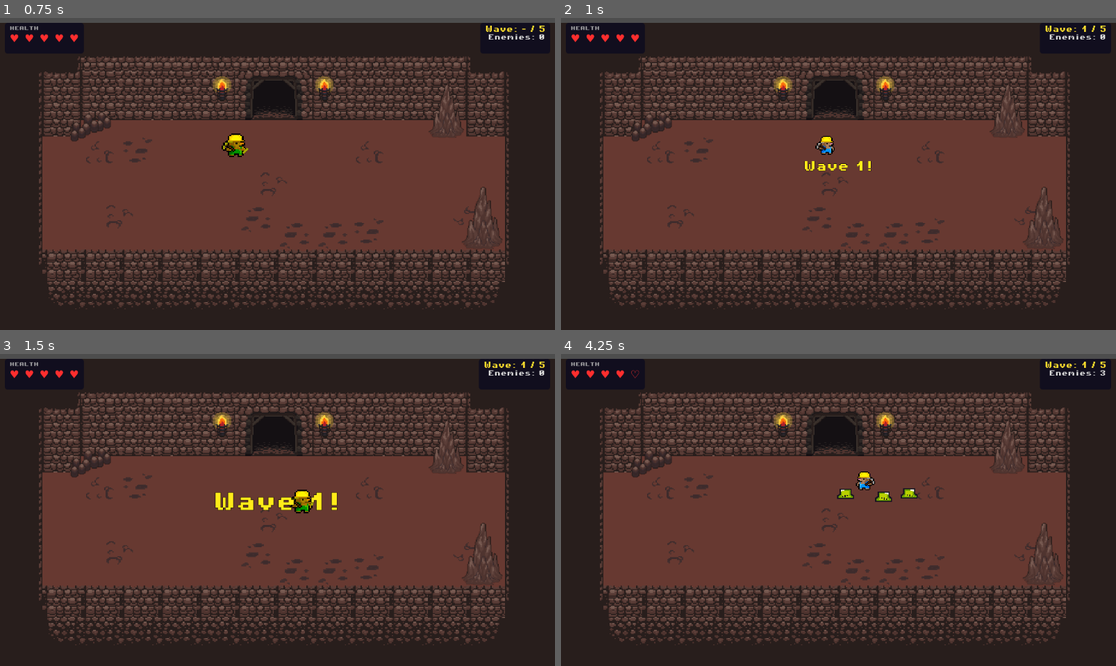
Above: before the commit, frames 1-4 (two rows, left to right).
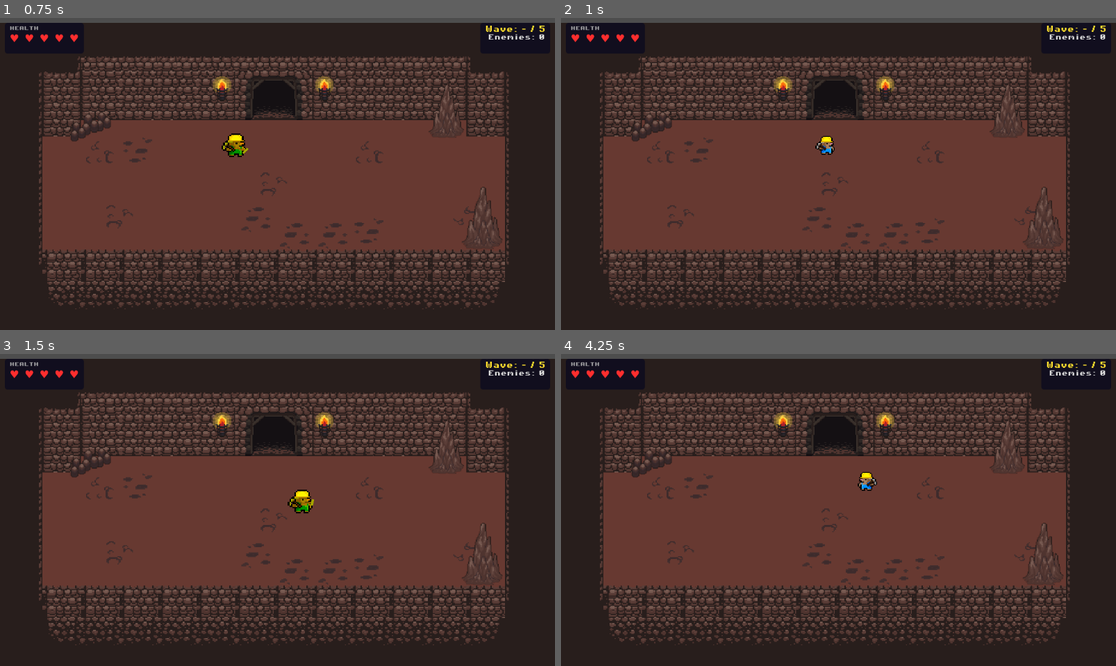
Above: after the commit, the same moments.

Repository: GerardoHuHer/Mole-miner
Game: Godot game, scene res://scenes/game.tscn
The game is run twice, just before and just after one commit, with the same random seed, the same clock (stepped at 60 frames per second) and the same inputs.
Inputs:
- Up to frame 1 (0.75 s): tap Enter at 0.5 s; hold Right (ui_right) from 0.53 s (still down); hold Space (attack) from 0.53 s (still down)
- Up to frame 2 (1 s): keep holding Right (ui_right); keep holding Space (attack)
- Up to frame 3 (1.5 s): release Right (ui_right) at 1.28 s; release Space (attack) at 1.28 s; hold Down (ui_down) from 1.28 s (still down); tap Space (attack) at 1.35 s
- Up to frame 4 (4.25 s): release Down (ui_down) at 2.03 s; hold Right (ui_right) 2.03-2.78 s; hold Space (attack) 2.03-2.78 s; hold Up (ui_up) 2.78-3.53 s; tap Space (attack) at 2.85 s; hold Left (ui_left) from 3.53 s (still down); hold Space (attack) from 3.53 s (still down); tap Escape (pause) at 4.15 s

Frame 1 is identical in both runs. In frame 2, 0.3% of the frame differs, in the area x 43-95%, y 2-49%; in frame 3, 0.7%; in frame 4, 1.3%, in the area x 7-99%, y 2-94%.
Error after the commit: Invalid call. Nonexistent function 'update_score' in base 'CanvasLayer (hud.gd)'. (res://assets/scripts/game_manager.gd:37)

Commit message:
Add score system and pause toggle to game_manager
Centralizes score in game_manager (add_score), handles Esc/P pause
via _unhandled_input with PROCESS_MODE_ALWAYS, and passes score to
HUD on game over and victory.

Co-Authored-By: Claude Sonnet 4.6 <noreply@anthropic.com>

Diff:
--- a/assets/scripts/game_manager.gd
+++ b/assets/scripts/game_manager.gd
@@ -4,18 +4,27 @@
 @onready var wave_manager: Node = $WaveManager
 @onready var hud: CanvasLayer = $HUD
 
+var score: int = 0
+var is_paused: bool = false
+# Evita que pausa se active en pantallas de game over / victoria
+var game_active: bool = true
+
 func _ready() -> void:
-	# Connect HUD to wave manager signals
+	# Necesario para recibir _unhandled_input incluso cuando el árbol está pausado
+	process_mode = Node.PROCESS_MODE_ALWAYS
+
+	# Señales del wave manager
 	wave_manager.wave_started.connect(_on_wave_started)
 	wave_manager.wave_completed.connect(_on_wave_completed)
 	wave_manager.all_waves_completed.connect(_on_all_waves_completed)
 	wave_manager.enemy_count_changed.connect(_on_enemy_count_changed)
+	wave_manager.enemy_killed.connect(_on_enemy_killed)  # Para sumar score
 
-	# Connect player signals
+	# Señales del jugador
 	player.health_changed.connect(_on_player_health_changed)
 	player.player_died.connect(_on_player_died)
 
-	# Set spawn points on wave manager
+	# Puntos de spawn para el wave manager
 	wave_manager.spawn_points = [
 		$SpawnPoint1,
 		$SpawnPoint2,
@@ -23,12 +32,39 @@
 		$SpawnPoint4
 	]
 
-	# Initialize HUD
+	# Inicializa HUD
 	hud.update_health(player.health)
+	hud.update_score(score)
 
-	# Start waves after a brief delay
+	# Arranca oleadas tras un breve delay
 	await get_tree().create_timer(1.0).timeout
 	wave_manager.start_waves()
+
+
+func _unhandled_input(event: InputEvent) -> void:
+	# Solo permite pausar mientras el juego está activo (no en game over / victoria)
+	if event.is_action_pressed("pause") and game_active:
+		_toggle_pause()
+
+
+func _toggle_pause() -> void:
+	is_paused = !is_paused
+	get_tree().paused = is_paused
+	if is_paused:
+		hud.show_pause()
+	else:
+		hud.hide_pause()
+
+
+# Suma puntos y actualiza el HUD. Llámalo desde cualquier fuente de score:
+#   game_manager.add_score(100)  → enemigo muerto
+#   game_manager.add_score(50)   → oro recolectado (listo para integrarse)
+func add_score(points: int) -> void:
+	score += points
+	hud.update_score(score)
+
+
+# ----- Callbacks de wave_manager -----
 
 func _on_wave_started(wave_number: int) -> void:
 	hud.update_wave(wave_number)
@@ -37,14 +73,23 @@
 	pass
 
 func _on_all_waves_completed() -> void:
-	hud.show_victory()
+	game_active = false
+	get_tree().paused = true
+	hud.show_victory(score)
 
 func _on_enemy_count_changed(count: int) -> void:
 	hud.update_enemy_count(count)
+
+func _on_enemy_killed() -> void:
+	add_score(100)  # +100 puntos por enemigo eliminado
+
+
+# ----- Callbacks del jugador -----
 
 func _on_player_health_changed(new_health: int) -> void:
 	hud.update_health(new_health)
 
 func _on_player_died() -> void:
-	hud.show_game_over()
+	game_active = false
+	hud.show_game_over(score)
 	get_tree().paused = true
